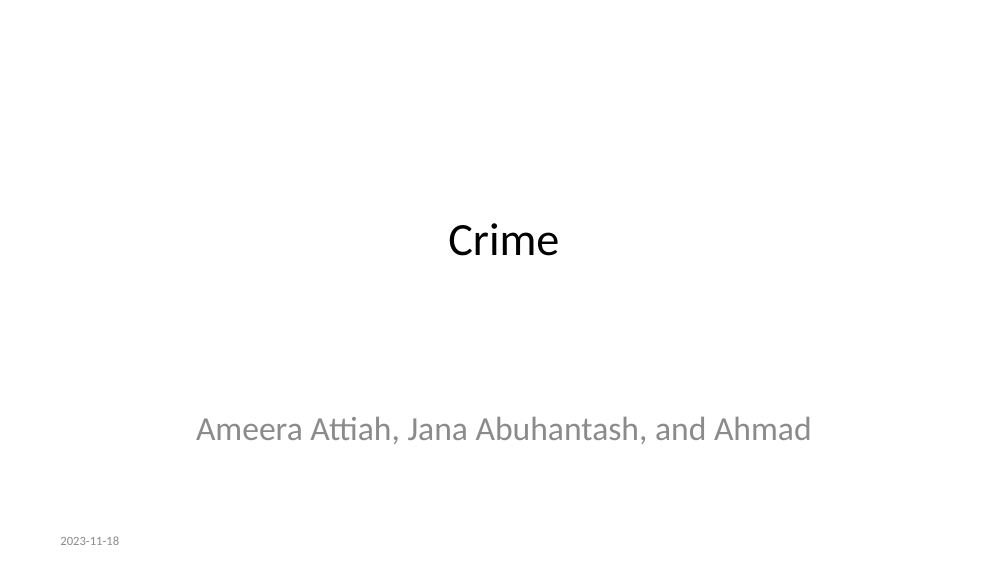
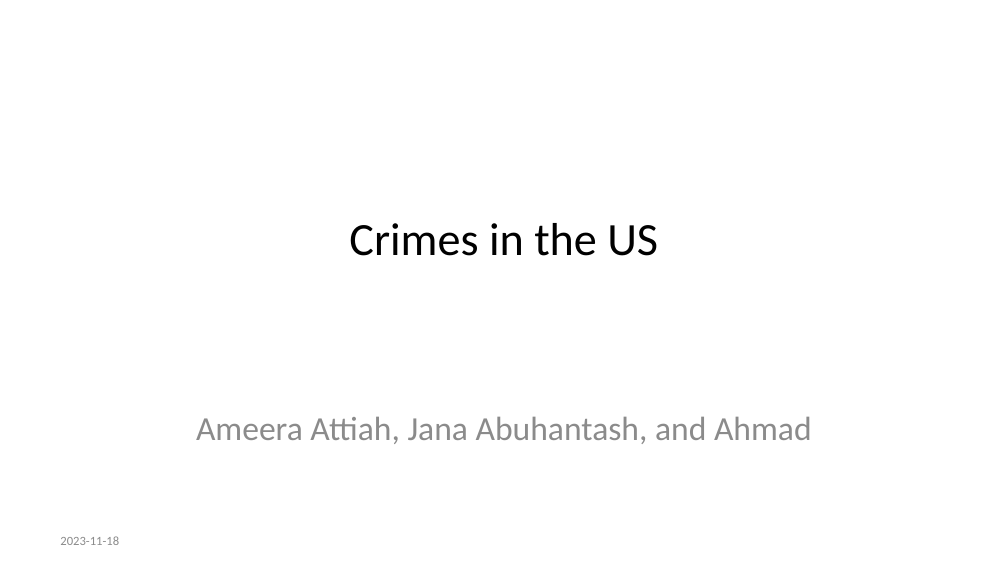
Before and after one commit to ameeraattiah/projectPPT, a slide deck: slide 1 of projectPPT.pptx. Drawn at 1008x567 pixels with LibreOffice and Linux fonts; fonts in the diff are those of the drawing. Boxes give left, top, right and bottom in pixels: in the first picture for what was removed or moved away, otherwise in the second. Text is boxed around its words. In the diff, an @@ line names an element or a change of style, - is before the commit and + after.

```diff
--- a/projectPPT.pptx
+++ b/projectPPT.pptx
@@ title at (x1=349, y1=223, x2=658, y2=256): text changed @@
-Crime
+Crimes in the US
```
Also in this commit, not shown: 4 slides added, 2 slides removed, 1 other file.
